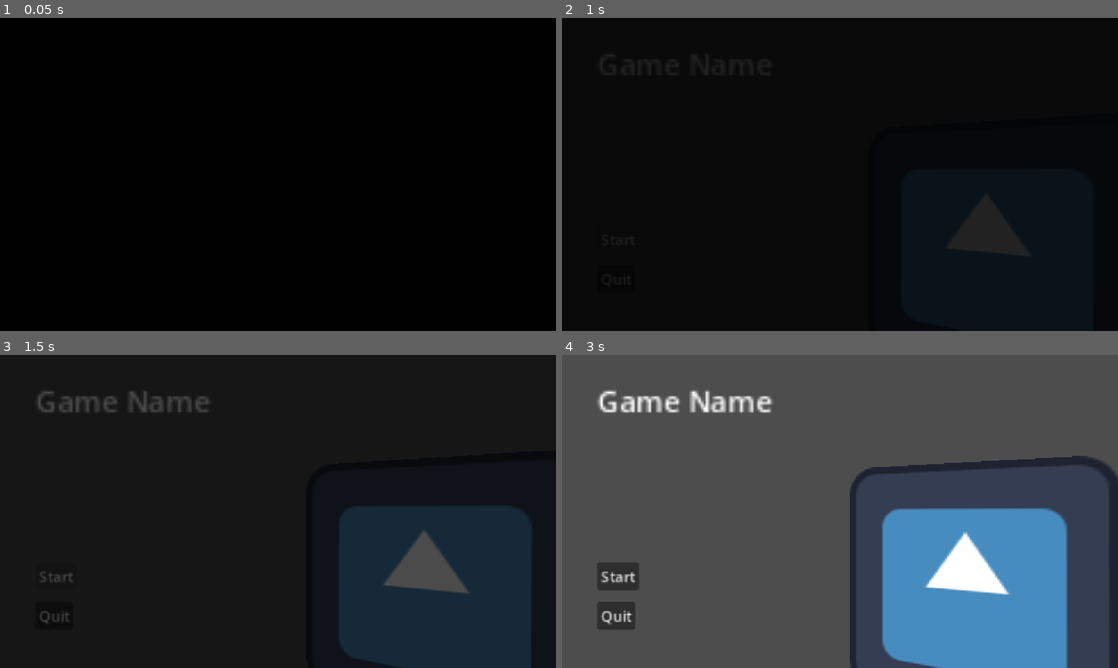
Above: before the commit, frames 1-4 (two rows, left to right).
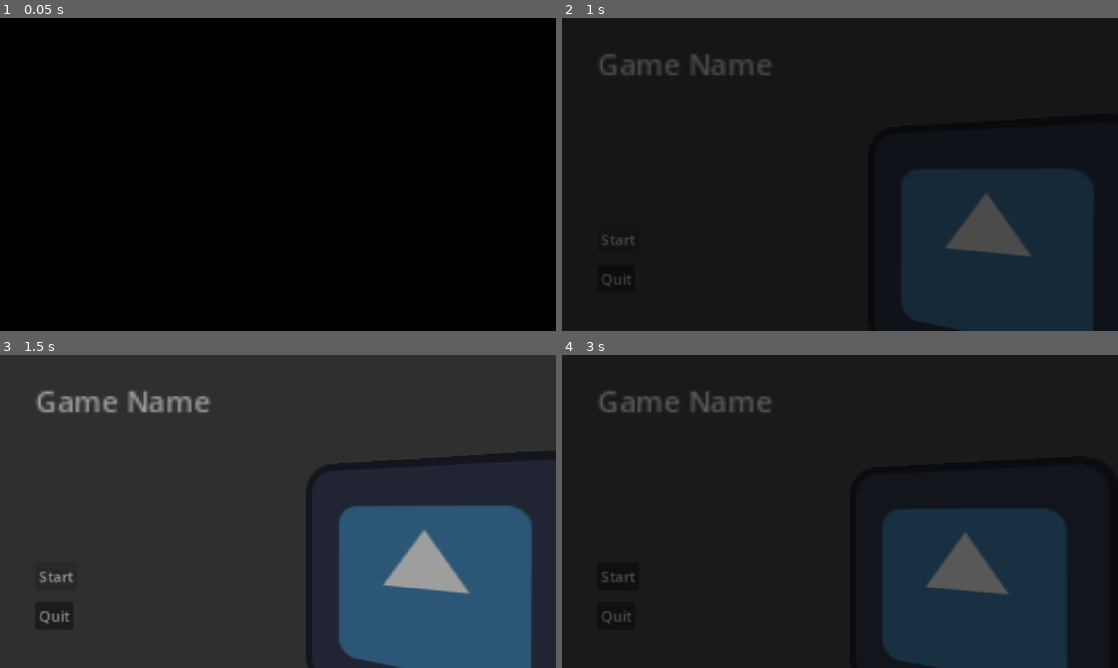
Above: after the commit, the same moments.

Repository: Birdyness/Hands-On-Z-P-
Game: Godot game, scene res://Scenes/titlescreen.tscn
The game is run twice, just before and just after one commit, with the same random seed, the same clock (stepped at 60 frames per second) and the same inputs. The engine's default icon, where the game draws it, is replaced by a stand-in: a white triangle on a blue panel in a dark square.
Inputs (mouse positions are in pixels of both pictures, inside the frame that each line leads up to):
- Up to frame 1 (0.05 s): no input
- Up to frame 2 (1 s): click "Start" at 0.5 s
- Up to frame 3 (1.5 s): click "Start" at 1.25 s
- Up to frame 4 (3 s): click "Start" at 2 s; tap Enter at 2.75 s; move the mouse to (962, 495) at 2.77 s; tap E at 2.85 s

Frame 1 is identical in both runs. In frame 2, 18% of the frame differs, in the area x 6-96%, y 11-100%; in frame 3, 97%; in frame 4, 100%, in the area x 0-100%, y 0-100%.

Commit message:
adds

Diff:
--- a/Scenes/shake_vfx.tscn
+++ b/Scenes/shake_vfx.tscn
@@ -3,6 +3,7 @@
 [ext_resource type="Script" uid="uid://bmcrkwpfpbob5" path="res://Scripts/Node Scripts/shake_vfx.gd" id="1_rgntm"]
 [ext_resource type="Texture2D" uid="uid://bg86ddg437ewm" path="res://Assets/VFX/bloodSplatterVFX.png" id="2_eck4n"]
 [ext_resource type="Texture2D" uid="uid://bq1ieslvqcq1f" path="res://Assets/Screen Transition/Black Screen.png" id="3_hkxuq"]
+[ext_resource type="Texture2D" uid="uid://dgnvragpmmp14" path="res://Assets/Screen Transition/Day 1.jpg" id="4_lvovm"]
 
 [node name="shakeVFX" type="Camera2D" unique_id=1259153282]
 script = ExtResource("1_rgntm")
@@ -22,9 +23,14 @@
 offset_top = -324.0
 offset_right = 576.0
 offset_bottom = 324.0
+mouse_filter = 2
 texture = ExtResource("3_hkxuq")
 expand_mode = 1
 
 [node name="Day1" type="TextureRect" parent="." unique_id=325574500]
-offset_right = 40.0
-offset_bottom = 40.0
+offset_left = -576.0
+offset_top = -325.0
+offset_right = 576.0
+offset_bottom = 323.0
+mouse_filter = 2
+texture = ExtResource("4_lvovm")
--- a/Scenes/titlescreen.tscn
+++ b/Scenes/titlescreen.tscn
@@ -16,6 +16,7 @@
 [node name="Control" parent="." unique_id=743250380 instance=ExtResource("2_h87bp")]
 
 [node name="BlackScreen" type="TextureRect" parent="Control" unique_id=12579726]
+self_modulate = Color(1, 1, 1, 0)
 layout_mode = 0
 offset_right = 1153.7778
 offset_bottom = 649.0
--- a/Scripts/Base Scripts or smth/titlescreen_ui.gd
+++ b/Scripts/Base Scripts or smth/titlescreen_ui.gd
@@ -17,10 +17,10 @@
 	tween = create_tween()
 	tween.set_parallel(true)
 
-	tween.tween_property(menuBGM, "volume_db", 0, 3).set_ease(Tween.EASE_OUT).set_trans(Tween.TRANS_SINE)
+	tween.tween_property(menuBGM, "volume_db", 0, 2).set_ease(Tween.EASE_OUT).set_trans(Tween.TRANS_SINE)
 
 	tween = create_tween()
-	tween.tween_property(bScreen, "self_modulate", Color(1.0, 1.0, 1.0, 0.0) , 3).set_ease(Tween.EASE_IN).set_trans(Tween.TRANS_SINE)
+	tween.tween_property(bScreen, "self_modulate", Color(1.0, 1.0, 1.0, 0.0) , 2).set_ease(Tween.EASE_IN).set_trans(Tween.TRANS_SINE)
 	await tween.finished
 
 	stopped = false
@@ -32,10 +32,10 @@
 		tween = create_tween()
 		tween.set_parallel(true)
 
-		tween.tween_property(menuBGM, "volume_db", -40, 3).set_ease(Tween.EASE_OUT).set_trans(Tween.TRANS_SINE)
+		tween.tween_property(menuBGM, "volume_db", -40, 1).set_ease(Tween.EASE_OUT).set_trans(Tween.TRANS_SINE)
 
 		tween = create_tween()
-		tween.tween_property(bScreen, "self_modulate", Color(1.0, 1.0, 1.0, 1.0) , 3).set_ease(Tween.EASE_IN).set_trans(Tween.TRANS_SINE)
+		tween.tween_property(bScreen, "self_modulate", Color(1.0, 1.0, 1.0, 1.0) , 1).set_ease(Tween.EASE_IN).set_trans(Tween.TRANS_SINE)
 		await tween.finished
 
 		get_tree().quit()
@@ -48,10 +48,10 @@
 		tween = create_tween()
 		tween.set_parallel(true)
 
-		tween.tween_property(menuBGM, "volume_db", -40, 3).set_ease(Tween.EASE_OUT).set_trans(Tween.TRANS_SINE)
+		tween.tween_property(menuBGM, "volume_db", -40, 1).set_ease(Tween.EASE_OUT).set_trans(Tween.TRANS_SINE)
 
 		tween = create_tween()
-		tween.tween_property(bScreen, "self_modulate", Color(1.0, 1.0, 1.0, 1.0) , 3).set_ease(Tween.EASE_IN).set_trans(Tween.TRANS_SINE)
+		tween.tween_property(bScreen, "self_modulate", Color(1.0, 1.0, 1.0, 1.0) , 1).set_ease(Tween.EASE_IN).set_trans(Tween.TRANS_SINE)
 		await tween.finished
 
 		get_tree().change_scene_to_packed(GAME_MANAGER)
--- a/Scripts/Node Scripts/shake_vfx.gd
+++ b/Scripts/Node Scripts/shake_vfx.gd
@@ -19,6 +19,15 @@
 	black_screen.self_modulate = Color(1.0, 1.0, 1.0)
 	day_1.self_modulate = Color(1.0, 1.0, 1.0, 0.0)
 
+	await waits(2)
+	day_1.self_modulate = Color(1.0, 1.0, 1.0)
+	black_screen.self_modulate = Color(1.0, 1.0, 1.0, 0)
+
+	if tween:
+			tween.kill()
+	tween = create_tween()
+	tween.tween_property(day_1, "self_modulate", Color(1.0, 1.0, 1.0, 0), 3).set_ease(Tween.EASE_IN).set_trans(Tween.TRANS_SINE)
+
 func _physics_process(delta: float) -> void:
 	if active_shake_time > 0:
 		shake_time += delta*shake_time_speed
@@ -32,6 +41,10 @@
 		shake_intensity = max(shake_intensity - shake_decay * delta, 0)
 	else:
 		offset = lerp(offset, Vector2.ZERO, 10.5 * delta)
+
+func waits(seconds: float) -> void:
+	await get_tree().create_timer(seconds).timeout
+
 
 func screen_shake(intensity: int, time: float):
 	randomize()
